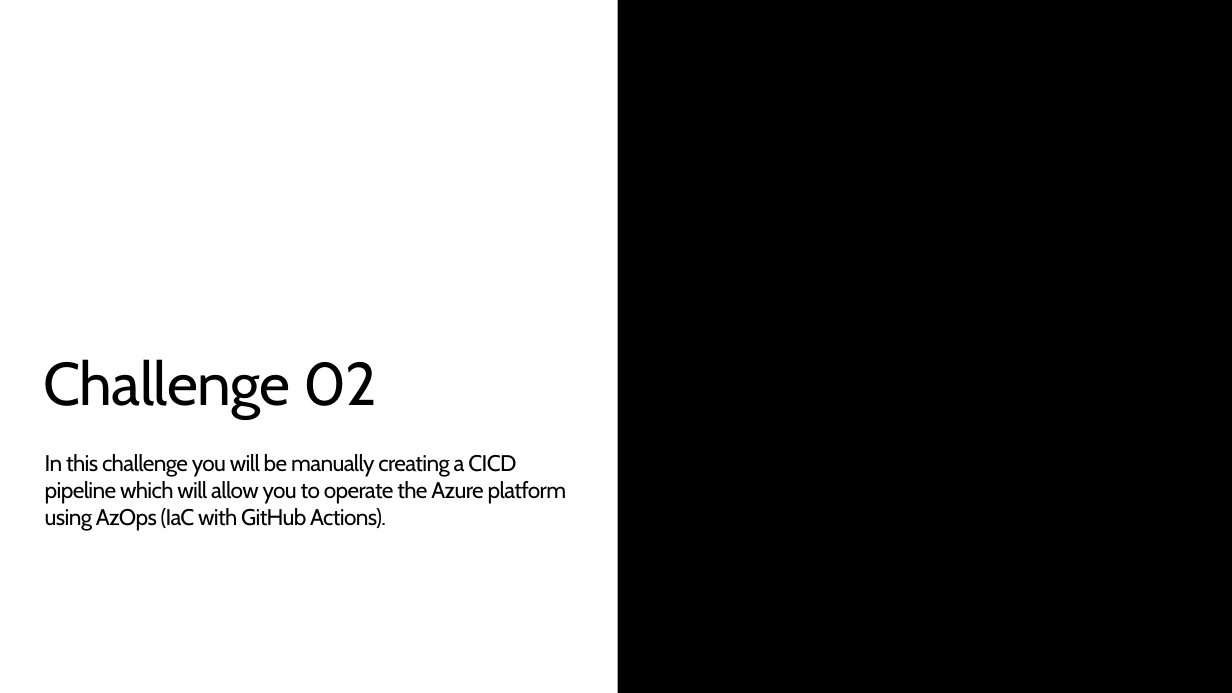
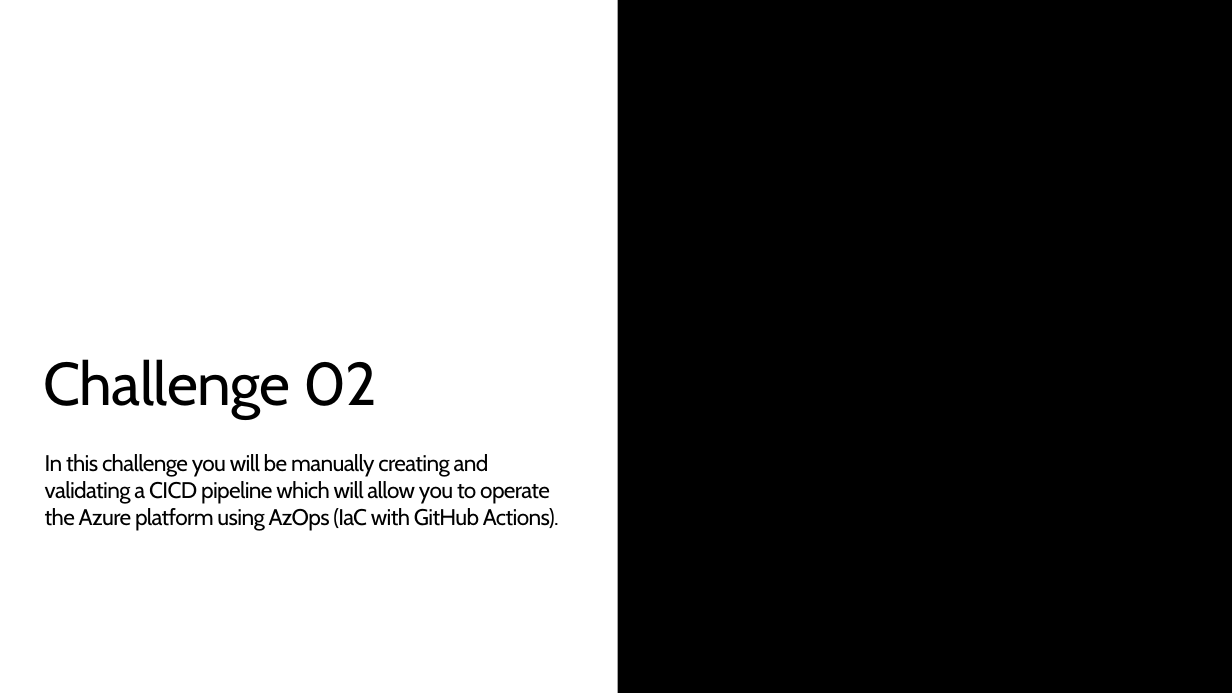
Before and after one commit to jonathan-vella/what-the-caf, a slide deck: slide 6 of learning_path_modules/04_ALZ_Accelerator/00_ALZ_Accelerator_Agenda.pptx. Drawn at 1232x693 pixels with LibreOffice and Linux fonts; fonts in the diff are those of the drawing; background and template pictures are left out. Boxes give left, top, right and bottom in pixels: in the first picture for what was removed or moved away, otherwise in the second. Text is boxed around its words. In the diff, an @@ line names an element or a change of style, - is before the commit and + after.

```diff
--- a/learning_path_modules/04_ALZ_Accelerator/00_ALZ_Accelerator_Agenda.pptx
+++ b/learning_path_modules/04_ALZ_Accelerator/00_ALZ_Accelerator_Agenda.pptx
@@ text at <box>45,454,559,531</box>: text changed @@
-In this challenge you will be manually creating a CICD pipeline which will allow you to operate the Azure platform using AzOps (IaC with GitHub Actions).
+In this challenge you will be manually creating and validating a CICD pipeline which will allow you to operate the Azure platform using AzOps (IaC with GitHub Actions).
```
Also in this commit, not shown: 4 other slides changed, 4 slides added, 2 slides removed, 8 other files.
